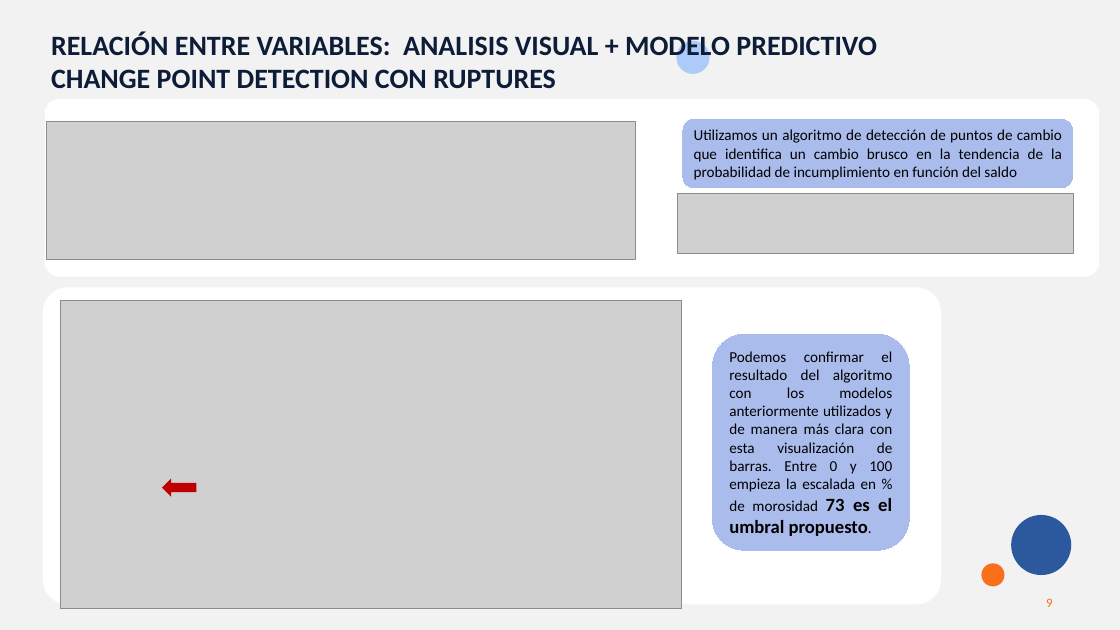
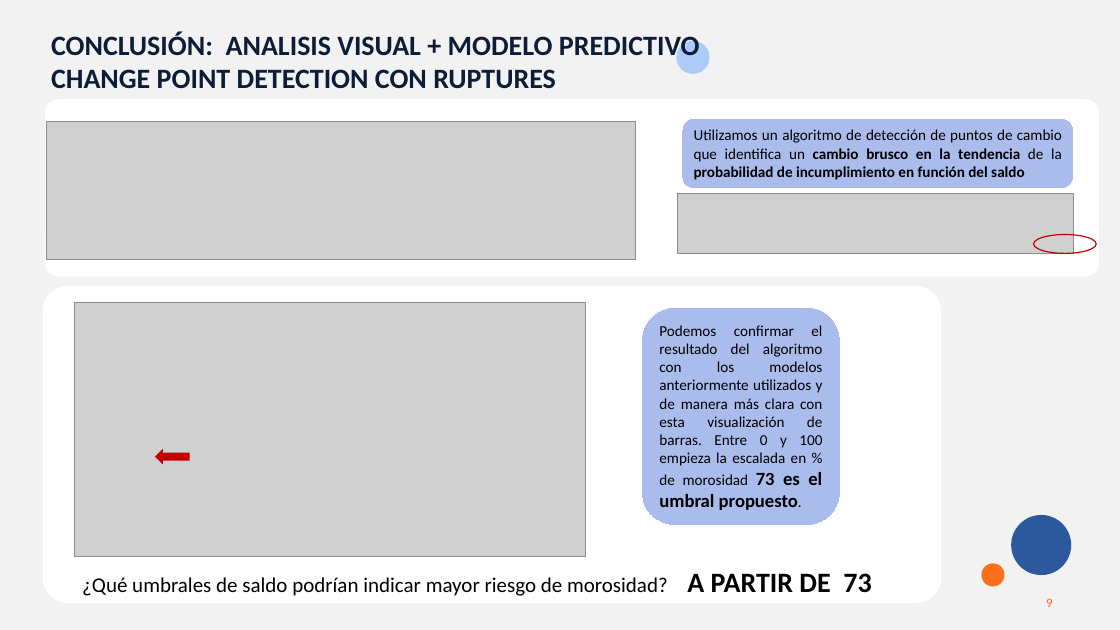
Before and after one commit to MarinaTorba/PersonalDataProrjects, a slide deck: slide 9 of Equip_B/results/S3_Presentacion_Finanzas.pptx. Drawn at 1120x630 pixels with LibreOffice and Linux fonts; fonts in the diff are those of the drawing; grey boxes stand for pictures. Boxes give left, top, right and bottom in pixels: in the first picture for what was removed or moved away, otherwise in the second. Text is boxed around its words. In the diff, an @@ line names an element or a change of style, - is before the commit and + after.

```diff
--- a/Equip_B/results/S3_Presentacion_Finanzas.pptx
+++ b/Equip_B/results/S3_Presentacion_Finanzas.pptx
@@ text at (51,31,700,61): text changed @@
-RELACIÓN ENTRE VARIABLES: ANALISIS VISUAL + MODELO PREDICTIVO
+CONCLUSIÓN: ANALISIS VISUAL + MODELO PREDICTIVO
@@ rounded rectangle "Utilizamos un algoritmo de detección ..." at (682,118,1074,189): bold on in "cambio brusco en la tendencia probabilidad de ..." @@
@@ ellipse added at (1034,234,1097,253), outline #C00000 1 pt @@
@@ picture: place and size @@
-picture at (60,301,682,609)
+picture at (74,303,586,557)
@@ rounded rectangle "Podemos confirmar el resultado del ...": place and size @@
-rounded rectangle "Podemos confirmar el resultado del ..." at (712,334,911,552)
+rounded rectangle "Podemos confirmar el resultado del ..." at (642,308,841,526)
@@ down arrow: place and size @@
-down arrow at (162,478,196,497)
+down arrow at (155,449,190,465)
@@ text added at (82,573,871,596), 18 pt, text #000000 @@
+¿Qué umbrales de saldo podrían indicar mayor riesgo de morosidad? A PARTIR DE 73
@@ text removed at (69,608,131,609) @@
-24/10/2024
@@ text removed at (141,608,219,609) @@
-Revisión anual
```
Also in this commit, not shown: 7 other slides changed.
